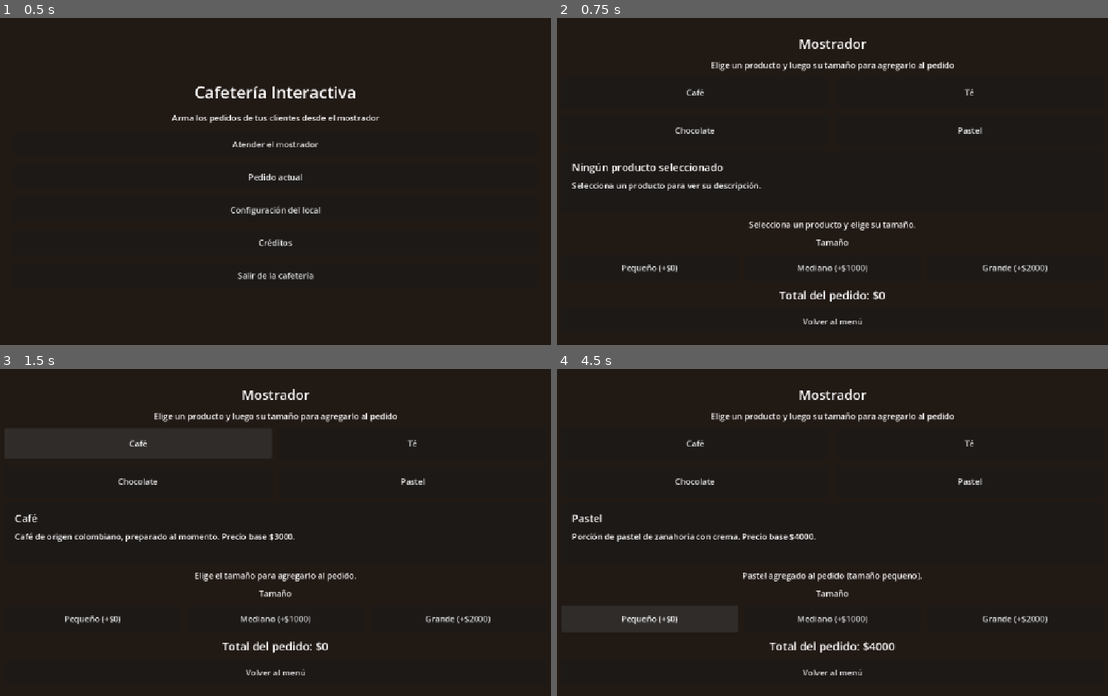
Above: before the commit, frames 1-4 (two rows, left to right).
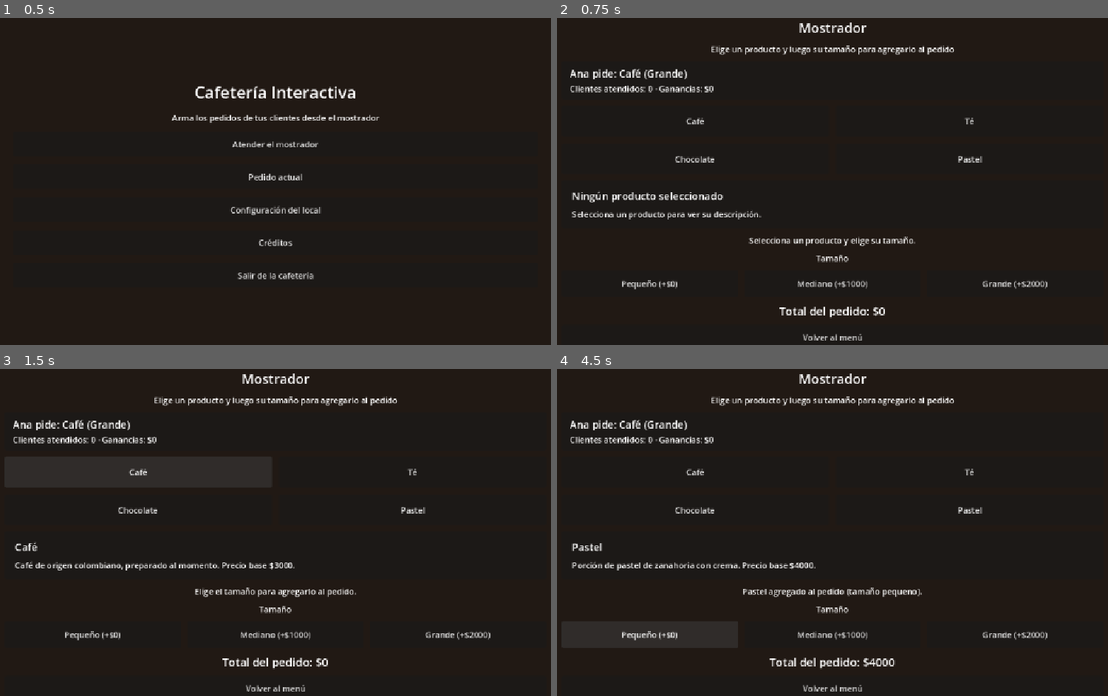
Above: after the commit, the same moments.

Repository: JolmanGamboa/Lab5-Videojuegos-2026
Game: Godot game, scene res://src/core/main_app.tscn
The game is run twice, just before and just after one commit, with the same random seed, the same clock (stepped at 60 frames per second) and the same inputs.
Inputs:
- Up to frame 1 (0.5 s): no input
- Up to frame 2 (0.75 s): click "Atender el mostrador" at 0.5 s
- Up to frame 3 (1.5 s): click "Café" at 1.25 s
- Up to frame 4 (4.5 s): click "Té" at 2 s; click "Chocolate" at 2.75 s; click "Pastel" at 3.5 s; click "Pequeño (+$0)" at 4.25 s

Frame 1 is identical in both runs. In frame 2, 6.8% of the frame differs, in the area x 2-90%, y 1-99%; in frame 3, 6.5%; in frame 4, 6.8%.

Commit message:
feat(scenes): mostrar en el mostrador el cliente en turno y su pedido
El mostrador se suscribe a customer_changed para que el usuario sepa qué
productos y tamaños debe preparar.

Diff:
--- a/src/scenes/simulation/step_1_base.gd
+++ b/src/scenes/simulation/step_1_base.gd
@@ -27,6 +27,8 @@
 @onready var btn_pequeno: Button = $MarginContainer/VBoxContainer/TamaniosContainer/BtnPequeno
 @onready var btn_mediano: Button = $MarginContainer/VBoxContainer/TamaniosContainer/BtnMediano
 @onready var btn_grande: Button = $MarginContainer/VBoxContainer/TamaniosContainer/BtnGrande
+@onready var lbl_cliente: Label = $MarginContainer/VBoxContainer/PanelCliente/MarginCliente/VBoxCliente/LblCliente
+@onready var lbl_atendidos: Label = $MarginContainer/VBoxContainer/PanelCliente/MarginCliente/VBoxCliente/LblAtendidos
 
 ## Producto seleccionado en el mostrador. Estado de presentación, no de negocio.
 var _producto_seleccionado: String = ""
@@ -48,6 +50,7 @@
 
 	# Suscripción reactiva: la etiqueta se actualiza de forma pasiva.
 	EventBus.total_changed.connect(_on_total_changed)
+	EventBus.customer_changed.connect(_on_customer_changed)
 
 
 # --- Emisión de intenciones -------------------------------------------------
@@ -79,3 +82,9 @@
 ## Refresca el total sin conocer cómo ni quién lo calculó.
 func _on_total_changed(new_total: int) -> void:
 	lbl_total.text = "Total del pedido: $%d" % new_total
+
+
+## Muestra qué pide el cliente en turno: es el contexto de la mecánica.
+func _on_customer_changed(customer: Dictionary) -> void:
+	lbl_cliente.text = "%s pide: %s" % [str(customer["nombre"]), str(customer["descripcion"])]
+	lbl_atendidos.text = "Clientes atendidos: %d · Ganancias: $%d" % [int(customer["atendidos"]), int(customer["ganancias"])]
--- a/src/scenes/simulation/step_1_base.tscn
+++ b/src/scenes/simulation/step_1_base.tscn
@@ -39,6 +39,29 @@
 text = "Elige un producto y luego su tamaño para agregarlo al pedido"
 horizontal_alignment = 1
 autowrap_mode = 3
+
+[node name="PanelCliente" type="PanelContainer" parent="MarginContainer/VBoxContainer"]
+layout_mode = 2
+
+[node name="MarginCliente" type="MarginContainer" parent="MarginContainer/VBoxContainer/PanelCliente"]
+layout_mode = 2
+theme_override_constants/margin_left = 16
+theme_override_constants/margin_top = 10
+theme_override_constants/margin_right = 16
+theme_override_constants/margin_bottom = 10
+
+[node name="VBoxCliente" type="VBoxContainer" parent="MarginContainer/VBoxContainer/PanelCliente/MarginCliente"]
+layout_mode = 2
+
+[node name="LblCliente" type="Label" parent="MarginContainer/VBoxContainer/PanelCliente/MarginCliente/VBoxCliente"]
+layout_mode = 2
+theme_override_font_sizes/font_size = 20
+text = "Cliente en turno"
+autowrap_mode = 3
+
+[node name="LblAtendidos" type="Label" parent="MarginContainer/VBoxContainer/PanelCliente/MarginCliente/VBoxCliente"]
+layout_mode = 2
+text = "Clientes atendidos: 0"
 
 [node name="GridProductos" type="GridContainer" parent="MarginContainer/VBoxContainer"]
 layout_mode = 2
